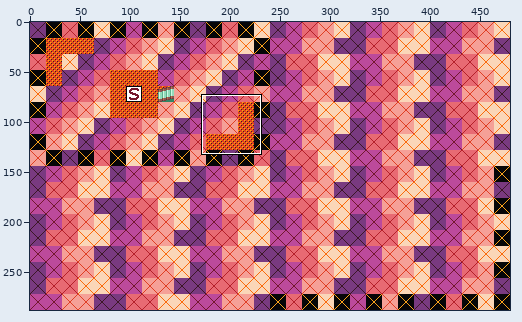
Pixel-art file: data/levels/TestLevel.aseprite. Above: a wide view before the commit, with the close-up outlined.
Close-up. The starting point:
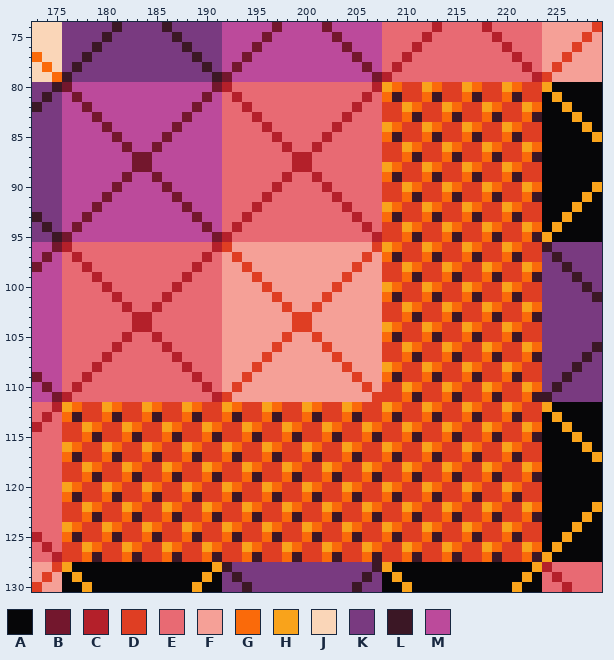
480x288 pixels, 1 frame. Shown: x 173..229, y 74..130. The commit also changed other parts of the picture, which this record leaves out.
Visible layers, top first: "Foreground", "Background".
Palette (. is transparent): A #060608  B #73172d  C #b4202a  D #df3e23  E #e86a73  F #f5a097  G #fa6a0a  H #f9a31b  J #fad6b8  K #793a80  L #3b1725  M #bc4a9b
Pixels before (only the part around the change), first column x 173:
 74 JJJKKKKKLKKKKLKKKKKMMMMMBMMMMBMMMMMEEEEECEEEECEEEEEFFFFFD
 75 JJJKKKKLKKKKKKLKKKKMMMMBMMMMMMBMMMMEEEECEEEEEECEEEEFFFFDF
 76 JJJKKKLKKKKKKKKLKKKMMMBMMMMMMMMBMMMEEECEEEEEEEECEEEFFFDFF
 77 GJJKKLKKKKKKKKKKLKKMMBMMMMMMMMMMBMMEECEEEEEEEEEECEEFFDFFF
 78 JGJKLKKKKKKKKKKKKLKMBMMMMMMMMMMMMBMECEEEEEEEEEEEECEFDFFFF
 79 JJGLKKKKKKKKKKKKKKLBMMMMMMMMMMMMMMBCEEEEEEEEEEEEEECDFFFFF
 80 KKLBMMMMMMMMMMMMMMBCEEEEEEEEEEEEEECHGDDHGDDHGDDHGDDHAAAAA
 81 KLKMBMMMMMMMMMMMMBMECEEEEEEEEEEEECEGLDDGLDDGLDDGLDDAHAAAA
 82 LKKMMBMMMMMMMMMMBMMEECEEEEEEEEEECEEDDHGDDHGDDHGDDHGAAHAAA
 83 KKKMMMBMMMMMMMMBMMMEEECEEEEEEEECEEEDDGLDDGLDDGLDDGLAAAHAA
 84 KKKMMMMBMMMMMMBMMMMEEEECEEEEEECEEEEHGDDHGDDHGDDHGDDAAAAHA
 85 KKKMMMMMBMMMMBMMMMMEEEEECEEEECEEEEEGLDDGLDDGLDDGLDDAAAAAH
 86 KKKMMMMMMBMMBMMMMMMEEEEEECEECEEEEEEDDHGDDHGDDHGDDHGAAAAAA
 87 KKKMMMMMMMBBMMMMMMMEEEEEEECCEEEEEEEDDGLDDGLDDGLDDGLAAAAAA
 88 KKKMMMMMMMBBMMMMMMMEEEEEEECCEEEEEEEHGDDHGDDHGDDHGDDAAAAAA
 89 KKKMMMMMMBMMBMMMMMMEEEEEECEECEEEEEEGLDDGLDDGLDDGLDDAAAAAA
 90 KKKMMMMMBMMMMBMMMMMEEEEECEEEECEEEEEDDHGDDHGDDHGDDHGAAAAAH
 91 KKKMMMMBMMMMMMBMMMMEEEECEEEEEECEEEEDDGLDDGLDDGLDDGLAAAAHA
 92 KKKMMMBMMMMMMMMBMMMEEECEEEEEEEECEEEHGDDHGDDHGDDHGDDAAAHAA
 93 LKKMMBMMMMMMMMMMBMMEECEEEEEEEEEECEEGLDDGLDDGLDDGLDDAAHAAA
 94 KLKMBMMMMMMMMMMMMBMECEEEEEEEEEEEECEDDHGDDHGDDHGDDHGAHAAAA
 95 KKLBMMMMMMMMMMMMMMBCEEEEEEEEEEEEEECDDGLDDGLDDGLDDGLHAAAAA
 96 MMBCEEEEEEEEEEEEEECDFFFFFFFFFFFFFFDHGDDHGDDHGDDHGDDLKKKKK
 97 MBMECEEEEEEEEEEEECEFDFFFFFFFFFFFFDFGLDDGLDDGLDDGLDDKLKKKK
 98 BMMEECEEEEEEEEEECEEFFDFFFFFFFFFFDFFDDHGDDHGDDHGDDHGKKLKKK
 99 MMMEEECEEEEEEEECEEEFFFDFFFFFFFFDFFFDDGLDDGLDDGLDDGLKKKLKK
100 MMMEEEECEEEEEECEEEEFFFFDFFFFFFDFFFFHGDDHGDDHGDDHGDDKKKKLK
101 MMMEEEEECEEEECEEEEEFFFFFDFFFFDFFFFFGLDDGLDDGLDDGLDDKKKKKL
102 MMMEEEEEECEECEEEEEEFFFFFFDFFDFFFFFFDDHGDDHGDDHGDDHGKKKKKK
103 MMMEEEEEEECCEEEEEEEFFFFFFFDDFFFFFFFDDGLDDGLDDGLDDGLKKKKKK
104 MMMEEEEEEECCEEEEEEEFFFFFFFDDFFFFFFFHGDDHGDDHGDDHGDDKKKKKK
105 MMMEEEEEECEECEEEEEEFFFFFFDFFDFFFFFFGLDDGLDDGLDDGLDDKKKKKK
106 MMMEEEEECEEEECEEEEEFFFFFDFFFFDFFFFFDDHGDDHGDDHGDDHGKKKKKL
107 MMMEEEECEEEEEECEEEEFFFFDFFFFFFDFFFFDDGLDDGLDDGLDDGLKKKKLK
108 MMMEEECEEEEEEEECEEEFFFDFFFFFFFFDFFFHGDDHGDDHGDDHGDDKKKLKK
109 BMMEECEEEEEEEEEECEEFFDFFFFFFFFFFDFFGLDDGLDDGLDDGLDDKKLKKK
110 MBMECEEEEEEEEEEEECEFDFFFFFFFFFFFFDFDDHGDDHGDDHGDDHGKLKKKK
111 MMBCEEEEEEEEEEEEEECDFFFFFFFFFFFFFFDDDGLDDGLDDGLDDGLLKKKKK
112 EECHGDDHGDDHGDDHGDDHGDDHGDDHGDDHGDDHGDDHGDDHGDDHGDDHAAAAA
113 ECEGLDDGLDDGLDDGLDDGLDDGLDDGLDDGLDDGLDDGLDDGLDDGLDDAHAAAA
114 CEEDDHGDDHGDDHGDDHGDDHGDDHGDDHGDDHGDDHGDDHGDDHGDDHGAAHAAA
115 EEEDDGLDDGLDDGLDDGLDDGLDDGLDDGLDDGLDDGLDDGLDDGLDDGLAAAHAA
116 EEEHGDDHGDDHGDDHGDDHGDDHGDDHGDDHGDDHGDDHGDDHGDDHGDDAAAAHA
117 EEEGLDDGLDDGLDDGLDDGLDDGLDDGLDDGLDDGLDDGLDDGLDDGLDDAAAAAH
118 EEEDDHGDDHGDDHGDDHGDDHGDDHGDDHGDDHGDDHGDDHGDDHGDDHGAAAAAA
119 EEEDDGLDDGLDDGLDDGLDDGLDDGLDDGLDDGLDDGLDDGLDDGLDDGLAAAAAA
120 EEEHGDDHGDDHGDDHGDDHGDDHGDDHGDDHGDDHGDDHGDDHGDDHGDDAAAAAA
121 EEEGLDDGLDDGLDDGLDDGLDDGLDDGLDDGLDDGLDDGLDDGLDDGLDDAAAAAA
122 EEEDDHGDDHGDDHGDDHGDDHGDDHGDDHGDDHGDDHGDDHGDDHGDDHGAAAAAH
123 EEEDDGLDDGLDDGLDDGLDDGLDDGLDDGLDDGLDDGLDDGLDDGLDDGLAAAAHA
124 EEEHGDDHGDDHGDDHGDDHGDDHGDDHGDDHGDDHGDDHGDDHGDDHGDDAAAHAA
125 CEEGLDDGLDDGLDDGLDDGLDDGLDDGLDDGLDDGLDDGLDDGLDDGLDDAAHAAA
126 ECEDDHGDDHGDDHGDDHGDDHGDDHGDDHGDDHGDDHGDDHGDDHGDDHGAHAAAA
127 EECDDGLDDGLDDGLDDGLDDGLDDGLDDGLDDGLDDGLDDGLDDGLDDGLHAAAAA
128 FFDHAAAAAAAAAAAAAAHLKKKKKKKKKKKKKKLHAAAAAAAAAAAAAAHCEEEEE
129 FDFAHAAAAAAAAAAAAHAKLKKKKKKKKKKKKLKAHAAAAAAAAAAAAHAECEEEE
130 DFFAAHAAAAAAAAAAHAAKKLKKKKKKKKKKLKKAAHAAAAAAAAAAHAAEECEEE
After:
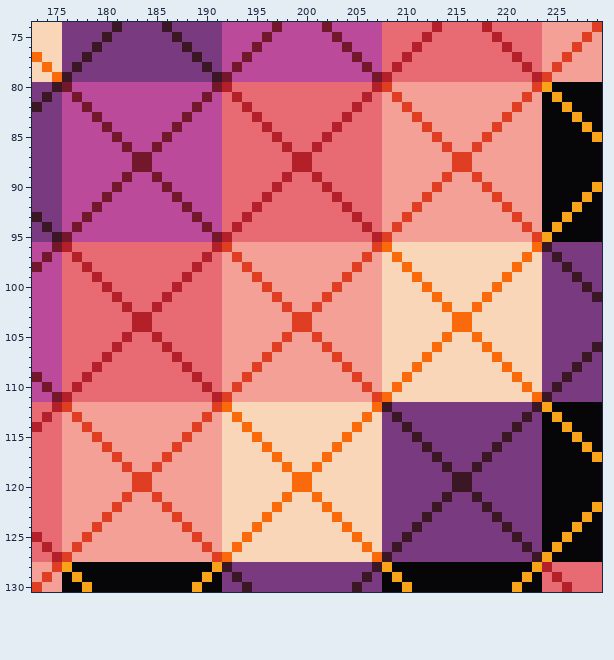
Diff:
Changed rows in their new state; - is an unchanged pixel.
Layer "Background":
first column x 176:
 80 --------------------------------DFFFFFFFFFFFFFF-
 81 --------------------------------FDFFFFFFFFFFFF-F
 82 --------------------------------FFDFFFFFFFFFF-FF
 83 --------------------------------FFFDFFFFFFFF-FFF
 84 --------------------------------FFFFDFFFFFF-FFFF
 85 --------------------------------FFFFFDFFFF-FFFFF
 86 --------------------------------FFFFFFDFF-FFFFFF
 87 --------------------------------FFFFFFFD-FFFFFFF
 88 --------------------------------FFFFFFF-DFFFFFFF
 89 --------------------------------FFFFFF-FFDFFFFFF
 90 --------------------------------FFFFF-FFFFDFFFFF
 91 --------------------------------FFFF-FFFFFFDFFFF
 92 --------------------------------FFF-FFFFFFFFDFFF
 93 --------------------------------FF-FFFFFFFFFFDFF
 94 --------------------------------F-FFFFFFFFFFFFDF
 95 ---------------------------------FFFFFFFFFFFFFFD
 96 --------------------------------GJJJJJJJJJJJJJJG
 97 --------------------------------JGJJJJJJJJJJJJGJ
 98 --------------------------------JJGJJJJJJJJJJGJJ
 99 --------------------------------JJJGJJJJJJJJGJJJ
100 --------------------------------JJJJGJJJJJJGJJJJ
101 --------------------------------JJJJJGJJJJGJJJJJ
102 --------------------------------JJJJJJGJJGJJJJJJ
103 --------------------------------JJJJJJJGGJJJJJJJ
104 --------------------------------JJJJJJJGGJJJJJJJ
105 --------------------------------JJJJJJGJJGJJJJJJ
106 --------------------------------JJJJJGJJJJGJJJJJ
107 --------------------------------JJJJGJJJJJJGJJJJ
108 --------------------------------JJJGJJJJJJJJGJJJ
109 --------------------------------JJGJJJJJJJJJJGJJ
110 --------------------------------JGJJJJJJJJJJJJGJ
111 --------------------------------GJJJJJJJJJJJJJJG
112 DFFFFFFFFFFFFFF-GJJJJJJJJJJJJJJGLKKKKKKKKKKKKKKL
113 FDFFFFFFFFFFFF-FJGJJJJJJJJJJJJGJK-KKKKKKKKKKKKLK
114 FFDFFFFFFFFFF-FFJJGJJJJJJJJJJGJJKKLKKKKKKKKKKLKK
115 FFFDFFFFFFFF-FFFJJJGJJJJJJJJGJJJKKK-KKKKKKKKLKKK
116 FFFFDFFFFFF-FFFFJJJJGJJJJJJGJJJJKKKKLKKKKKKLKKKK
117 FFFFFDFFFF-FFFFFJJJJJGJJJJGJJJJJKKKKK-KKKKLKKKKK
118 FFFFFFDFF-FFFFFFJJJJJJGJJGJJJJJJKKKKKKLKKLKKKKKK
119 FFFFFFFD-FFFFFFFJJJJJJJGGJJJJJJJKKKKKKK-LKKKKKKK
120 FFFFFFF-DFFFFFFFJJJJJJJGGJJJJJJJKKKKKKKLLKKKKKKK
121 FFFFFF-FFDFFFFFFJJJJJJGJJGJJJJJJKKKKKKLKK-KKKKKK
122 FFFFF-FFFFDFFFFFJJJJJGJJJJGJJJJJKKKKKLKKKKLKKKKK
123 FFFF-FFFFFFDFFFFJJJJGJJJJJJGJJJJKKKKLKKKKKK-KKKK
124 FFF-FFFFFFFFDFFFJJJGJJJJJJJJGJJJKKKLKKKKKKKKLKKK
125 FF-FFFFFFFFFFDFFJJGJJJJJJJJJJGJJKKLKKKKKKKKKK-KK
126 F-FFFFFFFFFFFFDFJGJJJJJJJJJJJJGJKLKKKKKKKKKKKKLK
127 -FFFFFFFFFFFFFFDGJJJJJJJJJJJJJJGLKKKKKKKKKKKKKK-
Boxes around the changes in both close-ups, in picture pixels (x1, y1, x2, y2):
changed: (62, 82, 542, 562)
